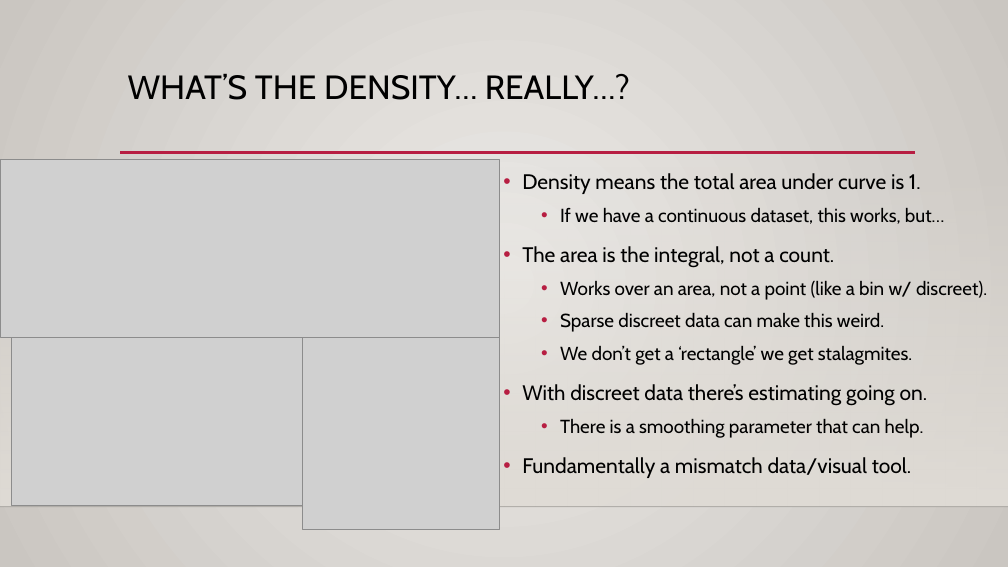
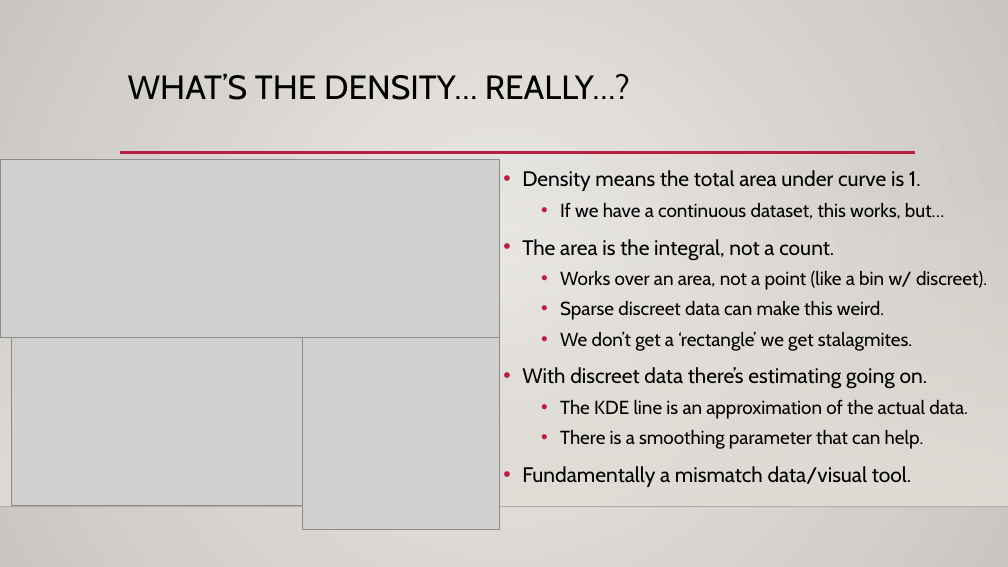
Before and after one commit to AkeemSemperDataScience/Basic_Stats_in_Python_Student_Repository, a slide deck: slide 10 of reference_material/slides/025_Bayes.pptx (slide 3 before the commit). Drawn at 1008x567 pixels with LibreOffice and Linux fonts; fonts in the diff are those of the drawing; grey boxes stand for pictures; background and template pictures are left out. Boxes give left, top, right and bottom in pixels: in the first picture for what was removed or moved away, otherwise in the second. Text is boxed around its words. In the diff, an @@ line names an element or a change of style, - is before the commit and + after.

```diff
--- a/reference_material/slides/025_Bayes.pptx
+++ b/reference_material/slides/025_Bayes.pptx
@@ text at [522,170,987,487]: line spacing 1.2 to 1.1 @@
@@ text at [560,400,968,419]: paragraph added @@
+  • The KDE line is an approximation of the actual data.
```
Also in this commit, not shown: 10 other slides changed, 22 slides added, 3 other files.
